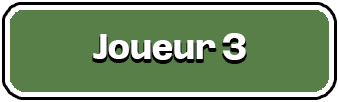
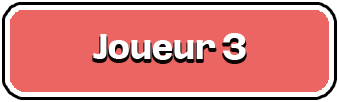
Layered file, before and after one edit (339x102). Changes by layer:
painted on "Menu" over [10, 10, 329, 92]
